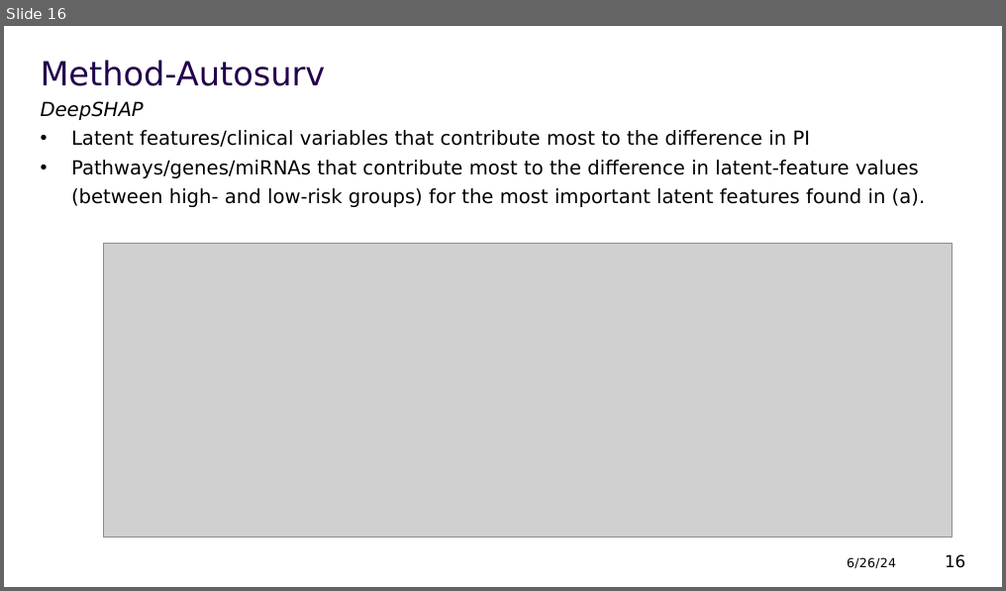
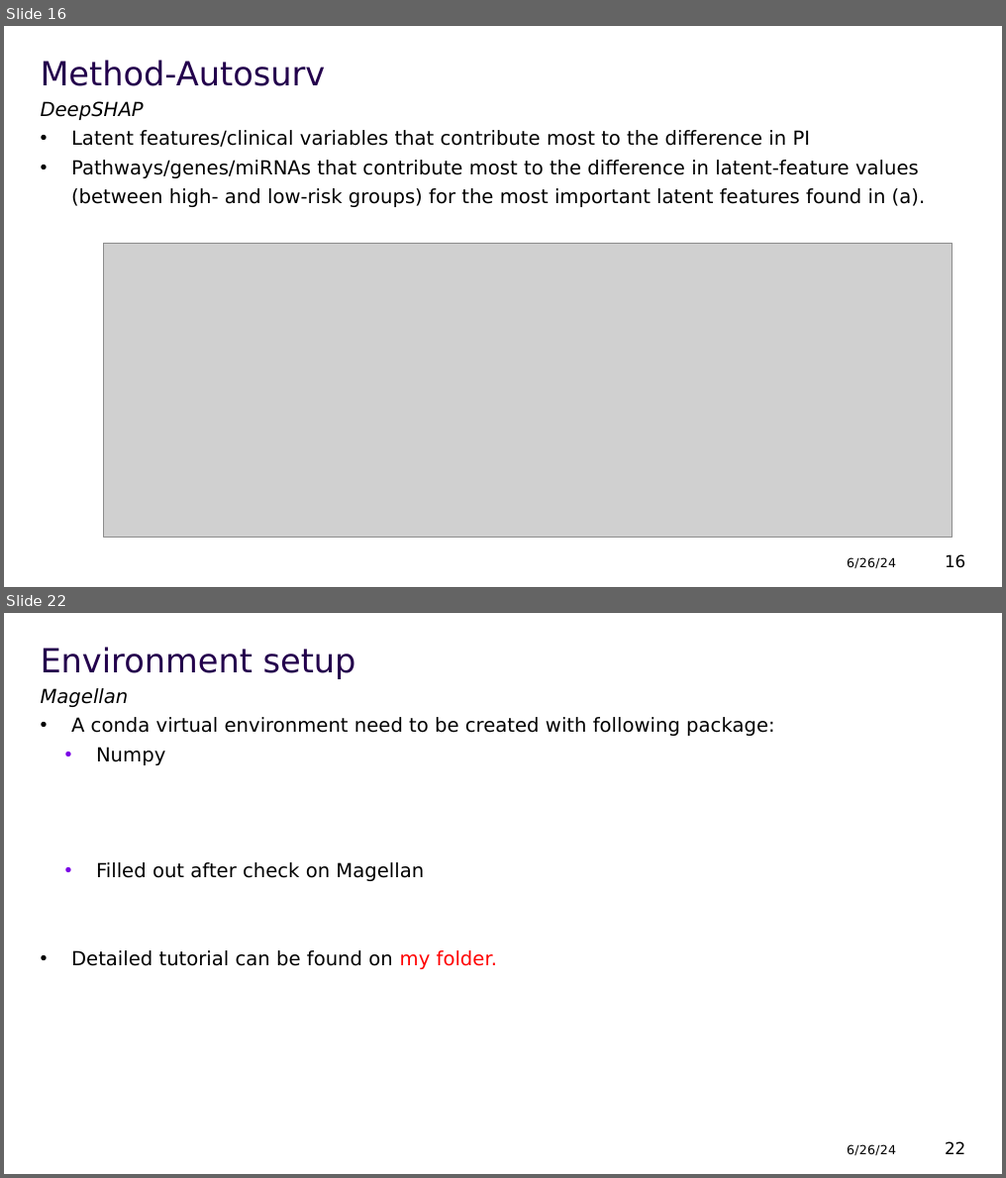
Before and after one commit to ywu39393/Autosurv, a slide deck: Summary/Summary.pptx. Shown one above the other, each under a label of ours: slide 16 before the commit, slides 16 and 22 after it; the slides between them are not shown. The pictures are 1006x591 and 1006x1178 pixels, drawn with LibreOffice and Linux fonts; fonts in the diff are those of the drawing; grey boxes stand for pictures; background and template pictures are left out. Boxes give left, top, right and bottom in pixels: in the first picture for what was removed or moved away, otherwise in the second. Text is boxed around its words. In the diff, an @@ line names an element or a change of style, - is before the commit and + after.

```diff
--- a/Summary/Summary.pptx
+++ b/Summary/Summary.pptx
@@ slide 22 added at [4,613,1002,1174], background #FFFFFF @@
@@ title added at [41,647,356,679], 24 pt, text #23004C @@
+Environment setup
@@ text added at [41,688,129,707], 14 pt, text #000000, italic @@
+Magellan
@@ text added at [71,717,774,969], 14 pt, text #000000 @@
+• A conda virtual environment need to be created with following package:
+  • Numpy
+  • Filled out after check on Magellan
+• Detailed tutorial can be found on my folder.
@@ text added at [846,1145,896,1156], 9 pt, text #000000 @@
+6/26/24
@@ page number added at [944,1142,965,1155], 12 pt, text #000000 @@
+22
```
Also in this commit, not shown: 1 slide changed, 4 other slides added, 2 other files.
